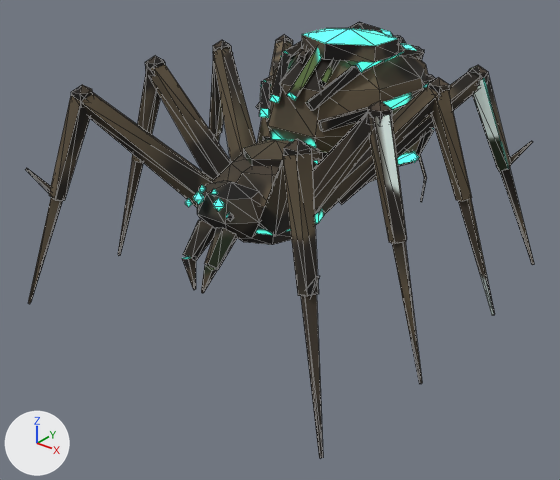
Before and after pictures for a commit that changed the glTF model assets/models/swamp_weaver.glb.
One viewpoint serves both versions: a camera (50 mm lens) standing at (1.102, -1.512, 1.02) and looking at (-0.029, -0.098, 0.144). Lighting does not change. The marker at lower left points along +X, +Y and +Z. The picture after the commit comes second. Mesh edges are drawn as thin lines. Vertices at exactly the same position are counted once.

Objects in the first picture: 'SwampWeaverMesh'.
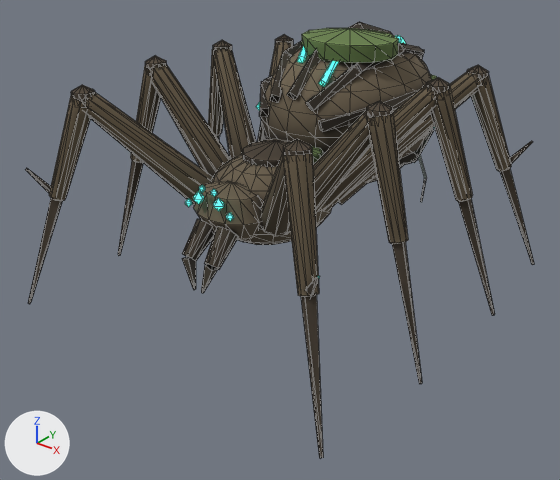
Pixel boxes [x1, y1, x2, y2] of what changed, in the pictures (560 x 480 px):
```json
{"part": 1, "of": "me_swampweavermesh", "change": "built on", "before": [71, 35, 488, 161], "after": [49, 28, 511, 296]}
{"part": 2, "of": "me_swampweavermesh", "change": "surface changed", "before": [28, 22, 532, 459], "after": [28, 22, 532, 459]}
```

Scene script edits in JSON lines:
```json
{"block": "me_swampweavermesh", "where": "# used by ob_swampweavermesh; location = (0.0, 0.0, 0.0)"}
{"op": "remove", "block": "me_swampweavermesh", "code": "me_swampweavermesh.from_pydata(...)  # 904 vertices, 1432 faces; spans x -0.488..0.488, y -0.584..0.663, z -0.002..0.659"}
{"op": "add", "block": "me_swampweavermesh", "code": "me_swampweavermesh.from_pydata(...)  # 1556 vertices, 2736 faces; spans x -0.488..0.488, y -0.584..0.663, z -0.002..0.659"}
{"block": "me_swampweavermesh", "change": "me_swampweavermesh part 1: 80 vertices moved from x -0.345..0.345, y -0.481..0.316, z 0.396..0.585 to x -0.343..0.343, y -0.447..0.345, z 0.396..0.585; 652 vertices added at x -0.412..0.412, y -0.534..0.457, z 0.197..0.639"}
{"block": "me_swampweavermesh", "change": "me_swampweavermesh part 2: 819 kept faces spanning x -0.488..0.488, y -0.584..0.663, z -0.002..0.659 get new texture (UV) coordinates"}
```
